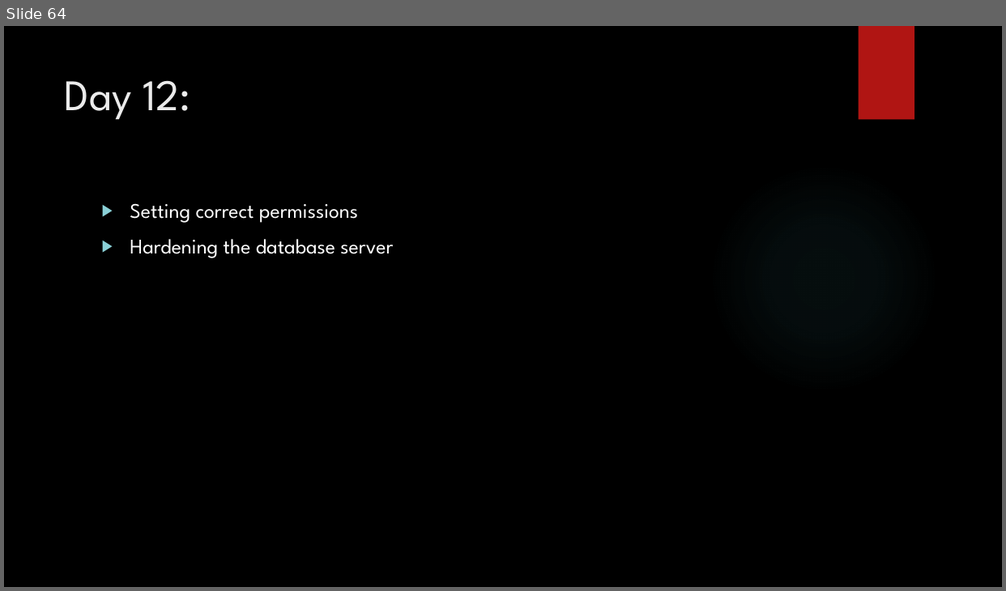
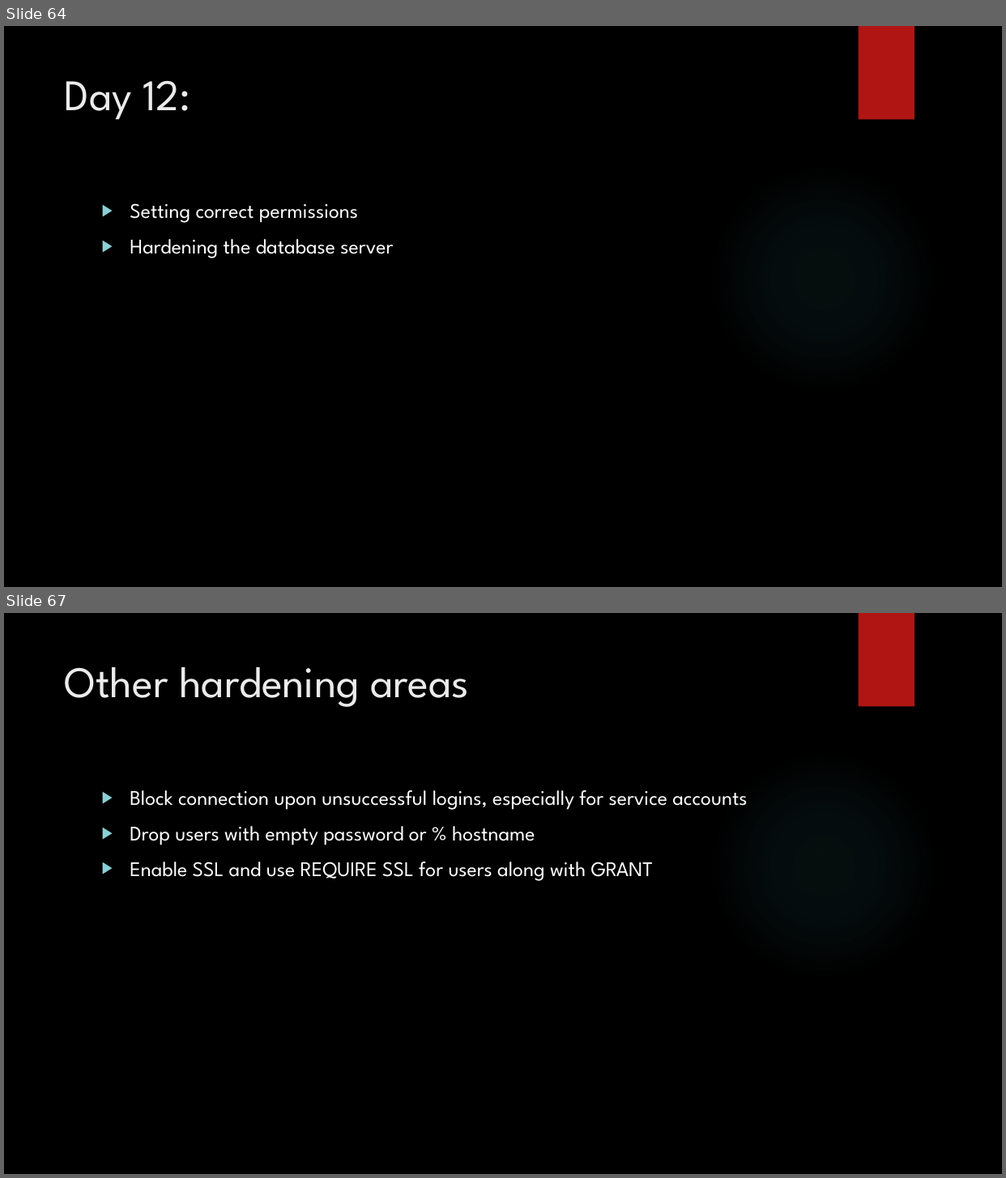
Before and after one commit to zedfoxus/database-bootcamp, a slide deck: Presentation/Database-Bootcamp-Presentation.pptx. Shown one above the other, each under a label of ours: slide 64 before the commit, slides 64 and 67 after it; the slides between them are not shown. The pictures are 1006x591 and 1006x1178 pixels, drawn with LibreOffice and Linux fonts; fonts in the diff are those of the drawing; background and template pictures are left out. Boxes give left, top, right and bottom in pixels: in the first picture for what was removed or moved away, otherwise in the second. Text is boxed around its words. In the diff, an @@ line names an element or a change of style, - is before the commit and + after.

Commit message:
Hardening db

```diff
--- a/Presentation/Database-Bootcamp-Presentation.pptx
+++ b/Presentation/Database-Bootcamp-Presentation.pptx
@@ slide 67 added at (x1=4, y1=613, x2=1002, y2=1174), background picture (left out); not listed: 2 template elements that a slide beside it also shows @@
@@ title added at (x1=65, y1=667, x2=469, y2=707), 42 pt, text #EBEBEB @@
+Other hardening areas
@@ text added at (x1=130, y1=790, x2=747, y2=881), 20 pt, text #FFFFFF @@
+▶ Block connection upon unsuccessful logins, especially for service accounts
+▶ Drop users with empty password or % hostname
+▶ Enable SSL and use REQUIRE SSL for users along with GRANT
```
Also in this commit, not shown: 2 other slides added.
